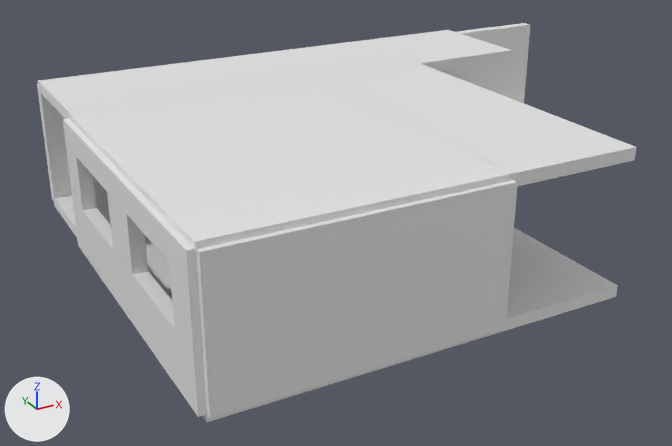
The Blender file Assets/Models/model/apartment_block.blend: old version first, new version second.
Both versions are drawn from a camera (50 mm lens) standing at (-4.85, -13.11, 4.99) and looking at (1.67, -1.26, -0.93). Every picture has the same lights, and +X, +Y and +Z are marked at lower left. The same objects are shown in both versions, whatever each file hides.
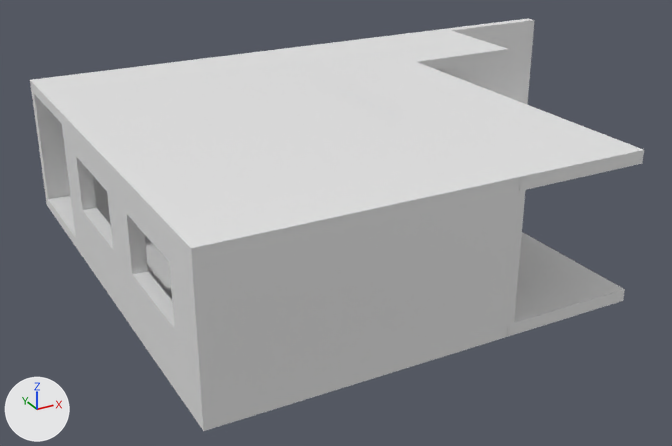
Pixel boxes [x1, y1, x2, y2] of what changed, in the pictures (672 x 446 px):
'Cube.009', reshaped
    before: [68, 78, 514, 258]
    after: [60, 76, 521, 265]
'Cube.003', mesh rescaled, moved (6% narrower, 8% shorter)
    before: [196, 180, 517, 419]
    after: [211, 193, 512, 412]
'Cube.004', reshaped (10% wider)
    before: [63, 118, 206, 417]
    after: [62, 125, 220, 417]
'Cube.011', reshaped
    before: [317, 63, 636, 186]
    after: [314, 62, 644, 191]
'Cube.012', reshaped (7% wider, 18% taller)
    before: [38, 30, 512, 119]
    after: [30, 19, 535, 124]
'Cube.010', reshaped
    before: [501, 228, 618, 332]
    after: [507, 232, 625, 337]
'Cube.014', mesh rescaled
    before: [37, 23, 530, 202]
    after: [31, 29, 534, 199]
'Cube.008', reshaped
    before: [145, 235, 501, 422]
    after: [76, 235, 508, 431]
'Cube.002', reshaped
    before: [506, 188, 517, 317]
    after: [501, 190, 526, 327]
'Cube.013', mesh rescaled
    before: [54, 195, 77, 237]
    after: [45, 195, 77, 248]

The change, as a list of edits to the scene's bpy script:
```text
Change me_cube_004:
    used by ob_cube_002; location = (2.0, -2.0, 0.0); rotation_euler = (0.0, 0.0, 1.571), in degrees (0, 0, 90)
    remove me_cube_004.from_pydata(...)  # 24 vertices, 22 faces; spans x -3.0..2.0, y -0.1..0.1, z -1.0..1.0
    add me_cube_004.from_pydata(...)  # 24 vertices, 22 faces; spans x -3.15..2.11, y -0.1..0.1, z -0.91..0.9
    me_cube_004 part 1: 24 of 24 vertices moved; they spanned x -3.0..2.0, y -0.1..0.1, z -1.0..1.0 and now span x -3.15..2.11, y -0.1..0.1, z -0.91..0.9; mean shift (-0.01, 0.0, 0.0); largest move (-3.0, 0.1, 1.0) -> (-3.15, 0.1, 0.9)
Change me_cube_005:
    where me_cube_005.from_pydata(...)  # 8 vertices, 6 faces; spans x -2.0..2.0, y -0.1..0.1, z -1.0..1.0
    me_cube_005 part 2: the whole mesh is scaled about its middle by (0.95, 1, 0.908), then moved by (0.0, -0.03, -0.01)
Change me_cube_006:
    used by ob_cube_004; location = (-2.0, -2.0, 0.0); rotation_euler = (0.0, 0.0, 1.571), in degrees (0, 0, 90)
    remove me_cube_006.from_pydata(...)  # 48 vertices, 50 faces; spans x -3.0..2.0, y -0.1..0.1, z -1.0..1.0
    add me_cube_006.from_pydata(...)  # 48 vertices, 50 faces; spans x -3.15..2.11, y -0.1..0.1, z -0.91..0.9
    me_cube_006 part 3: 32 of 48 vertices moved; they spanned x -3.0..2.0, y -0.1..0.1, z -1.0..1.0 and now span x -3.15..2.11, y -0.1..0.1, z -0.91..0.9; mean shift (-0.01, 0.0, -0.01); largest move (-3.0, 0.1, 1.0) -> (-3.15, 0.1, 0.9)
Change me_cube_010:
    where me_cube_010.from_pydata(...)  # 8 vertices, 6 faces; spans x -2.01..2.01, y -5.02..0.02, z -1.09..-0.91
    me_cube_010 part 4
    me_cube_010.vertices[0].co: (-2.01, -5.02, -1.09) -> (-2.1, -5.15, -1.09)  # pixel (206, 422) -> pixel (203, 431)
    me_cube_010.vertices[1].co: (-2.01, -5.02, -0.91) -> (-2.1, -5.15, -0.91)  # pixel (206, 408) -> pixel (202, 417)
    me_cube_010.vertices[2].co: (-2.01, 0.02, -1.09) -> (-2.1, 0.11, -1.09)  # not seen -> pixel (77, 248)
    me_cube_010.vertices[3].co: (-2.01, 0.02, -0.91) -> (-2.1, 0.11, -0.91)  # not seen -> pixel (75, 238)
    me_cube_010.vertices[4].co: (2.01, -5.02, -1.09) -> (2.01, -5.15, -1.09)  # pixel (500, 332) -> pixel (507, 336)
    me_cube_010.vertices[5].co: (2.01, -5.02, -0.91) -> (2.01, -5.15, -0.91)  # not seen -> pixel (508, 324)
    me_cube_010.vertices[6].co: (2.01, 0.02, -1.09) -> (2.01, 0.11, -1.09)
    me_cube_010.vertices[7].co: (2.01, 0.02, -0.91) -> (2.01, 0.11, -0.91)
Change me_cube_011:
    where me_cube_011.from_pydata(...)  # 8 vertices, 6 faces; spans x -2.01..2.01, y -5.02..0.02, z -1.1..-0.92
    me_cube_011 part 5
    me_cube_011.vertices[0].co: (-2.01, -5.02, -1.1) -> (-2.1, -5.15, -1.1)  # pixel (195, 258) -> pixel (192, 265)
    me_cube_011.vertices[1].co: (-2.01, -5.02, -0.92) -> (-2.1, -5.15, -0.92)  # pixel (194, 241) -> pixel (191, 248)
    me_cube_011.vertices[2].co: (-2.01, 0.02, -1.1) -> (-2.1, 0.11, -1.1)  # not seen -> pixel (61, 123)
    me_cube_011.vertices[3].co: (-2.01, 0.02, -0.92) -> (-2.1, 0.11, -0.92)  # pixel (68, 112) -> pixel (60, 111)
    me_cube_011.vertices[4].co: (2.01, -5.02, -1.1) -> (2.01, -5.15, -1.1)  # not seen -> pixel (519, 191)
    me_cube_011.vertices[5].co: (2.01, -5.02, -0.92) -> (2.01, -5.15, -0.92)  # pixel (513, 173) -> pixel (520, 176)
    me_cube_011.vertices[6].co: (2.01, 0.02, -1.1) -> (2.01, 0.11, -1.1)
    me_cube_011.vertices[7].co: (2.01, 0.02, -0.92) -> (2.01, 0.11, -0.92)  # pixel (316, 77) -> pixel (314, 76)
Change me_cube_022:
    where me_cube_022.from_pydata(...)  # 8 vertices, 6 faces; spans x -1.0..1.0, y -5.02..0.02, z -1.09..-0.91
    me_cube_022 part 6
    add for i in [0, 1, 4, 5]: me_cube_022.vertices[i].co += Vector((0.0, -0.13, 0.0))
    add for i in [2, 3, 6, 7]: me_cube_022.vertices[i].co += Vector((0.0, 0.09, 0.0))
Change me_cube_023:
    where me_cube_023.from_pydata(...)  # 8 vertices, 6 faces; spans x -1.0..1.0, y -5.02..0.02, z -1.1..-0.92
    me_cube_023 part 7
    add for i in [0, 1, 4, 5]: me_cube_023.vertices[i].co += Vector((0.0, -0.13, 0.0))
    add for i in [2, 3, 6, 7]: me_cube_023.vertices[i].co += Vector((0.0, 0.09, 0.0))
Change me_cube_024:
    used by ob_cube_012; location = (4.0, 1.0, 2.0); rotation_euler = (0.0, 0.0, -1.571), in degrees (0, 0, -90)
    remove me_cube_024.from_pydata(...)  # 8 vertices, 6 faces; spans x -1.0..1.0, y -6.0..2.0, z -1.1..-0.92
    add me_cube_024.from_pydata(...)  # 16 vertices, 14 faces; spans x -1.1..0.89, y -6.1..4.1, z -1.1..-0.92
    me_cube_024 part 8: the whole mesh is rebuilt
Change me_cube_025:
    where me_cube_025.from_pydata(...)  # 8 vertices, 6 faces; spans x -1.0..1.0, y -6.0..4.0, z -1.09..-0.91
    used by ob_cube_013; location = (4.0, 1.0, 0.0); rotation_euler = (0.0, 0.0, -1.571), in degrees (0, 0, -90)
    me_cube_025 part 9: the whole mesh is scaled about its middle by (0.998, 1.02, 1), then moved by (-0.1, 0.0, 0.0)
Change me_cube_026:
    where me_cube_026.from_pydata(...)  # 8 vertices, 6 faces; spans x -2.0..8.0, y -0.1..0.1, z -1.0..1.0
    me_cube_026 part 10: the whole mesh is scaled about its middle by (1.02, 1, 0.908), then moved by (0.0, 0.0, -0.01)
Change ob_cube_003:
    ob_cube_003.location: (0.0, -5.0, 0.0) -> (0.0, -5.02, 0.0)
```
